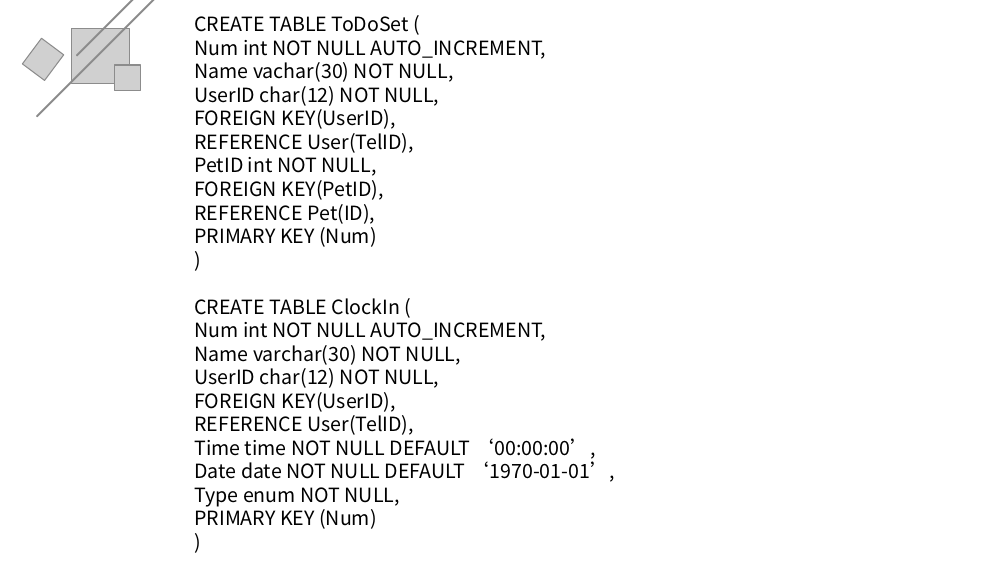
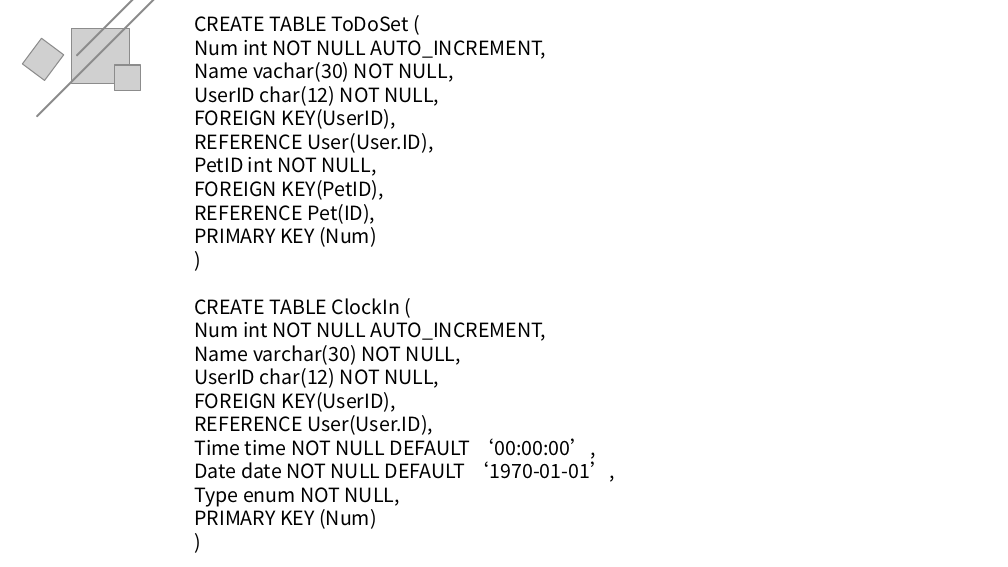
Before and after one commit to xubanxian233/teamProjiect, a slide deck: slide 34 of 文档/TimeMaster_数据库设计答辩.pptx (slide 30 before the commit). Drawn at 1008x567 pixels with LibreOffice and Linux fonts; fonts in the diff are those of the drawing; grey boxes stand for pictures. Boxes give left, top, right and bottom in pixels: in the first picture for what was removed or moved away, otherwise in the second. Text is boxed around its words. In the diff, an @@ line names an element or a change of style, - is before the commit and + after.

```diff
--- a/文档/TimeMaster_数据库设计答辩.pptx
+++ b/文档/TimeMaster_数据库设计答辩.pptx
@@ text at (194, 133, 433, 153): text changed @@
-REFERENCE User(TelID),
+REFERENCE User(User.ID),
@@ text at (194, 411, 433, 435): text changed @@
-REFERENCE User(TelID),
+REFERENCE User(User.ID),
```
Also in this commit, not shown: 3 other slides changed, 4 slides added.
